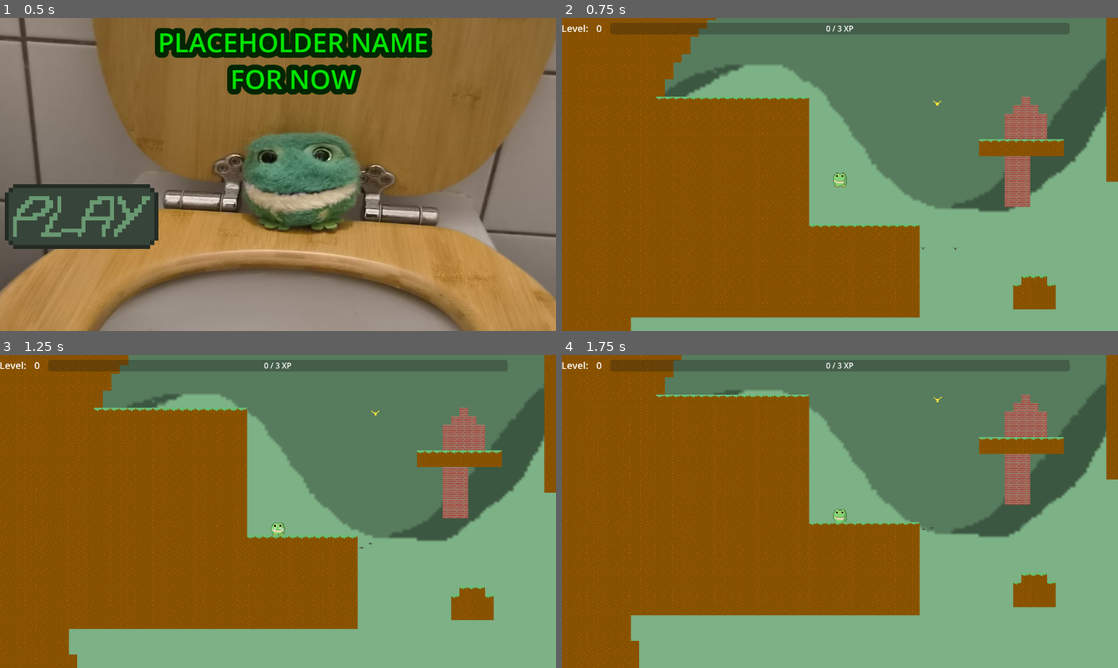
Above: before the commit, frames 1-4 (two rows, left to right).
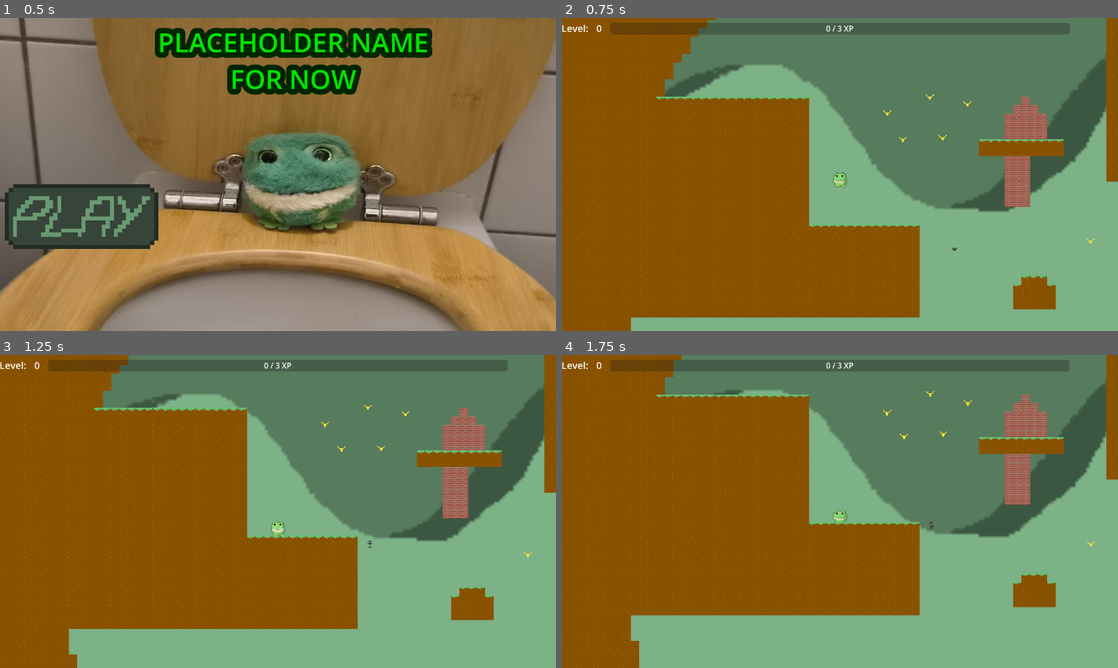
Above: after the commit, the same moments.

Repository: IDoTweaks/placeholdernamefornow
Game: Godot game, scene res://Scenes/MainMenu.tscn
The game is run twice, just before and just after one commit, with the same random seed, the same clock (stepped at 60 frames per second) and the same inputs.
Inputs (mouse positions are in pixels of both pictures, inside the frame that each line leads up to):
- Up to frame 1 (0.5 s): no input
- Up to frame 2 (0.75 s): click (656, 215) at 0.5 s
- Up to frame 3 (1.25 s): no input
- Up to frame 4 (1.75 s): tap Enter at 1.25 s; move the mouse to (867, 511) at 1.27 s; hold Up from 1.28 s (still down); tap E (4test) at 1.35 s; click (867, 511) at 1.42 s

Frame 1 is identical in both runs. In frame 2, less than 0.1% of the frame differs, in the area x 57-96%, y 24-75%; in frame 3, 0.1%; in frame 4, 0.1%, in the area x 48-96%, y 11-62%.

Commit message:
adds more flies and bees

Diff:
--- a/placeholdernamefornow/Scenes/Game.tscn
+++ b/placeholdernamefornow/Scenes/Game.tscn
@@ -73,12 +73,54 @@
 position = Vector2(231, 155)
 player = NodePath("../Froggy")
 
-[node name="Fly2" parent="." unique_id=1936282248 node_paths=PackedStringArray("player") instance=ExtResource("2_j5yw3")]
-position = Vector2(159, 155)
+[node name="Fly3" parent="." unique_id=195048358 node_paths=PackedStringArray("player") instance=ExtResource("2_j5yw3")]
+position = Vector2(231, 155)
+player = NodePath("../Froggy")
+
+[node name="Fly4" parent="." unique_id=1580535984 node_paths=PackedStringArray("player") instance=ExtResource("2_j5yw3")]
+position = Vector2(231, 155)
+player = NodePath("../Froggy")
+
+[node name="Fly5" parent="." unique_id=1421701062 node_paths=PackedStringArray("player") instance=ExtResource("2_j5yw3")]
+position = Vector2(231, 155)
+player = NodePath("../Froggy")
+
+[node name="Fly6" parent="." unique_id=557549574 node_paths=PackedStringArray("player") instance=ExtResource("2_j5yw3")]
+position = Vector2(231, 155)
 player = NodePath("../Froggy")
 
 [node name="Bee" parent="." unique_id=1564560295 node_paths=PackedStringArray("player") instance=ExtResource("7_fgofq")]
-position = Vector2(186, -133)
+position = Vector2(172, -144)
 player = NodePath("../Froggy")
 buzzStrength = 80.0
 wanderRadius = 35.0
+
+[node name="Bee3" parent="." unique_id=544626666 node_paths=PackedStringArray("player") instance=ExtResource("7_fgofq")]
+position = Vector2(118, -62)
+player = NodePath("../Froggy")
+buzzStrength = 80.0
+wanderRadius = 35.0
+
+[node name="Bee4" parent="." unique_id=1750250967 node_paths=PackedStringArray("player") instance=ExtResource("7_fgofq")]
+position = Vector2(196, -65)
+player = NodePath("../Froggy")
+buzzStrength = 80.0
+wanderRadius = 35.0
+
+[node name="Bee5" parent="." unique_id=877390262 node_paths=PackedStringArray("player") instance=ExtResource("7_fgofq")]
+position = Vector2(88, -114)
+player = NodePath("../Froggy")
+buzzStrength = 80.0
+wanderRadius = 35.0
+
+[node name="Bee6" parent="." unique_id=304431216 node_paths=PackedStringArray("player") instance=ExtResource("7_fgofq")]
+position = Vector2(239, -128)
+player = NodePath("../Froggy")
+buzzStrength = 80.0
+wanderRadius = 35.0
+
+[node name="Bee2" parent="." unique_id=511322223 node_paths=PackedStringArray("player") instance=ExtResource("7_fgofq")]
+position = Vector2(471, 131)
+player = NodePath("../Froggy")
+buzzStrength = 80.0
+wanderRadius = 35.0
Not shown, added: placeholdernamefornow/Art/heart_anim.png.import
Binary file removed: placeholdernamefornow/Art/pause_button.png
Binary file removed: placeholdernamefornow/Art/resume_button.png
